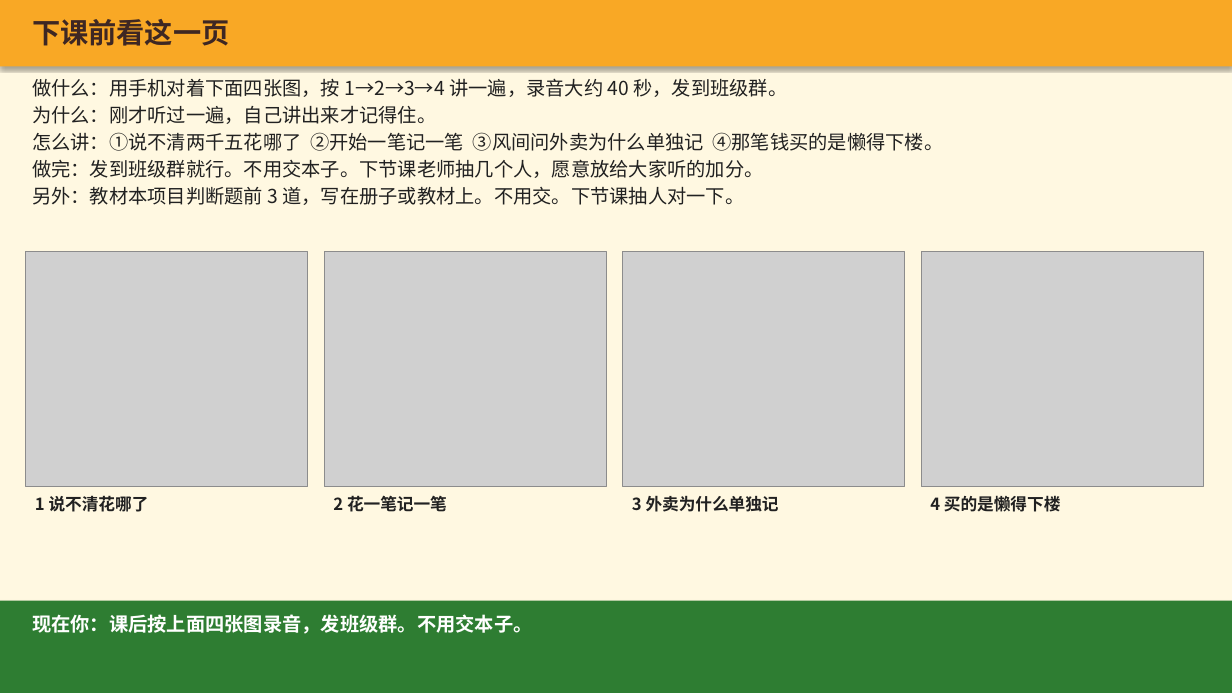
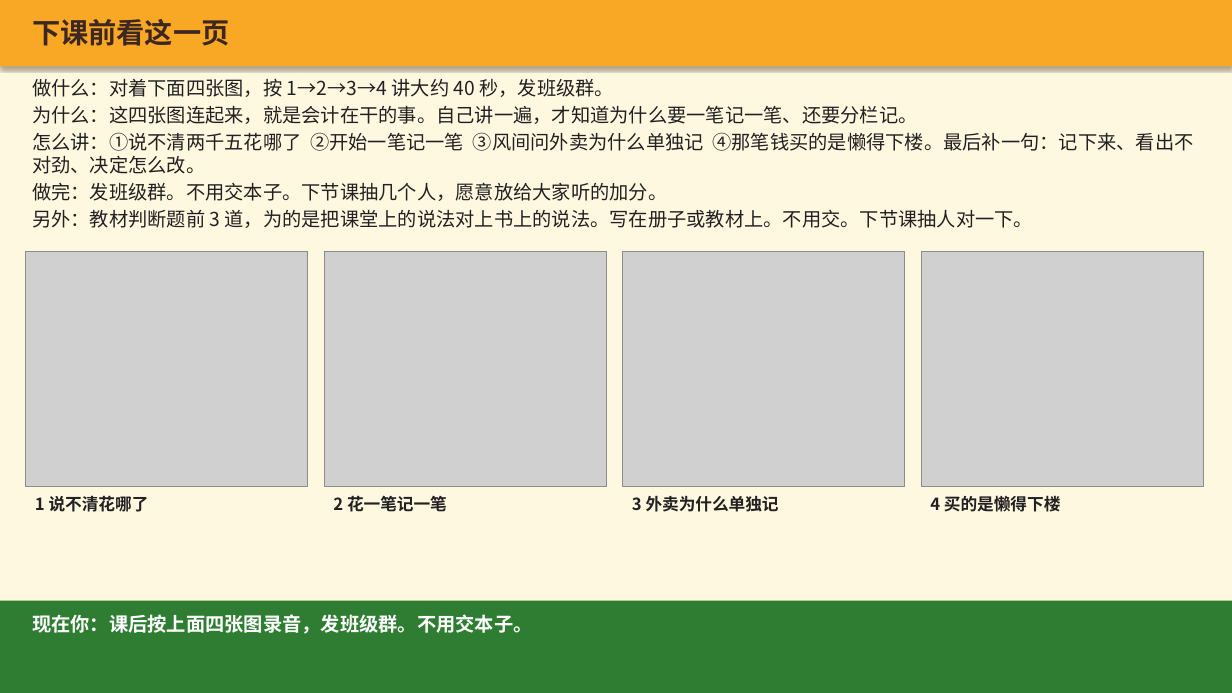
Before and after one commit to xuehui003-1/jichukuaiji, a slide deck: slide 87 of 01_项目一_认识会计工作与企业经济业务/01-00_项目一_上课投影_v1.1_20260821.pptx. Drawn at 1232x693 pixels with LibreOffice and Linux fonts; fonts in the diff are those of the drawing; grey boxes stand for pictures. Boxes give left, top, right and bottom in pixels: in the first picture for what was removed or moved away, otherwise in the second. Text is boxed around its words. In the diff, an @@ line names an element or a change of style, - is before the commit and + after.

Commit message:
每个任务写清为了什么：图4不再把13和540乘在一起，录音放到下课前那一页

```diff
--- a/01_项目一_认识会计工作与企业经济业务/01-00_项目一_上课投影_v1.1_20260821.pptx
+++ b/01_项目一_认识会计工作与企业经济业务/01-00_项目一_上课投影_v1.1_20260821.pptx
@@ text at (32, 79, 1193, 228): text changed @@
-做什么：用手机对着下面四张图，按 1→2→3→4 讲一遍，录音大约 40 秒，发到班级群。
-为什么：刚才听过一遍，自己讲出来才记得住。
-怎么讲：①说不清两千五花哪了 ②开始一笔记一笔 ③风间问外卖为什么单独记 ④那笔钱买的是懒得下楼。
-做完：发到班级群就行。不用交本子。下节课老师抽几个人，愿意放给大家听的加分。
-另外：教材本项目判断题前 3 道，写在册子或教材上。不用交。下节课抽人对一下。
+做什么：对着下面四张图，按 1→2→3→4 讲大约 40 秒，发班级群。
+为什么：这四张图连起来，就是会计在干的事。自己讲一遍，才知道为什么要一笔记一笔、还要分栏记。
+怎么讲：①说不清两千五花哪了 ②开始一笔记一笔 ③风间问外卖为什么单独记 ④那笔钱买的是懒得下楼。最后补一句：记下来、看出不对劲、决定怎么改。
+做完：发班级群。不用交本子。下节课抽几个人，愿意放给大家听的加分。
+另外：教材判断题前 3 道，为的是把课堂上的说法对上书上的说法。写在册子或教材上。不用交。下节课抽人对一下。
```
Also in this commit, not shown: 3 other slides changed, 7 other files.
